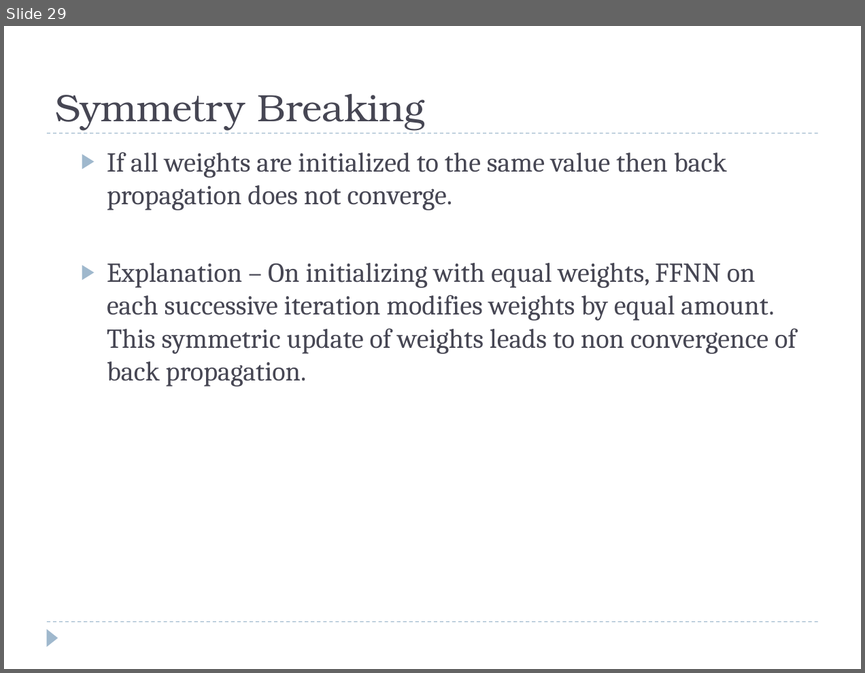
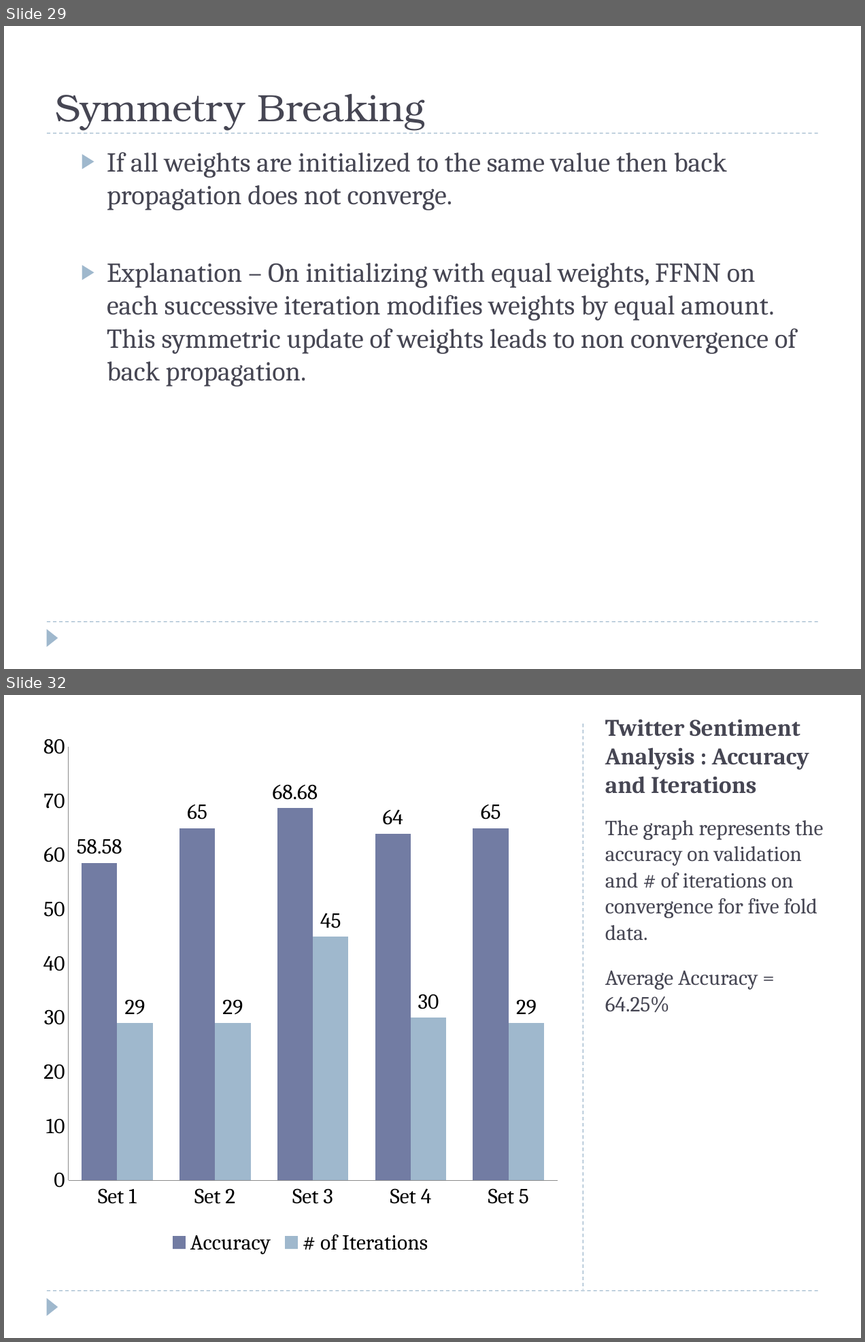
Before and after one commit to mayank127/AILab, a slide deck: slides/backpropagation.pptx. Shown one above the other, each under a label of ours: slide 29 before the commit, slides 29 and 32 after it; the slides between them are not shown. The pictures are 865x673 and 865x1342 pixels, drawn with LibreOffice and Linux fonts; fonts in the diff are those of the drawing. Boxes give left, top, right and bottom in pixels: in the first picture for what was removed or moved away, otherwise in the second. Text is boxed around its words. In the diff, an @@ line names an element or a change of style, - is before the commit and + after.

```diff
--- a/slides/backpropagation.pptx
+++ b/slides/backpropagation.pptx
@@ slide 32 added at [4, 695, 861, 1338], background #FFFFFF; not listed: 2 template elements that a slide beside it also shows @@
@@ column chart added at [33, 724, 568, 1259] @@
+categories: Set 1, Set 2, Set 3, Set 4, Set 5
+Accuracy: 58.58, 65, 68.68, 64, 65
+# of Iterations: 29, 29, 45, 30, 29
@@ line added from (583, 724) to (583, 1289), #9FB8CD 0.75 pt dashed @@
@@ title added at [605, 719, 809, 794], 20 pt, text #464653, bold @@
+Twitter Sentiment Analysis : Accuracy and Iterations
@@ text added at [605, 820, 823, 1013], 18 pt, text #464653 @@
+The graph represents the accuracy on validation and # of iterations on convergence for five fold data.
+Average Accuracy = 64.25%
```
Also in this commit, not shown: 9 other slides added, 1 other file.
